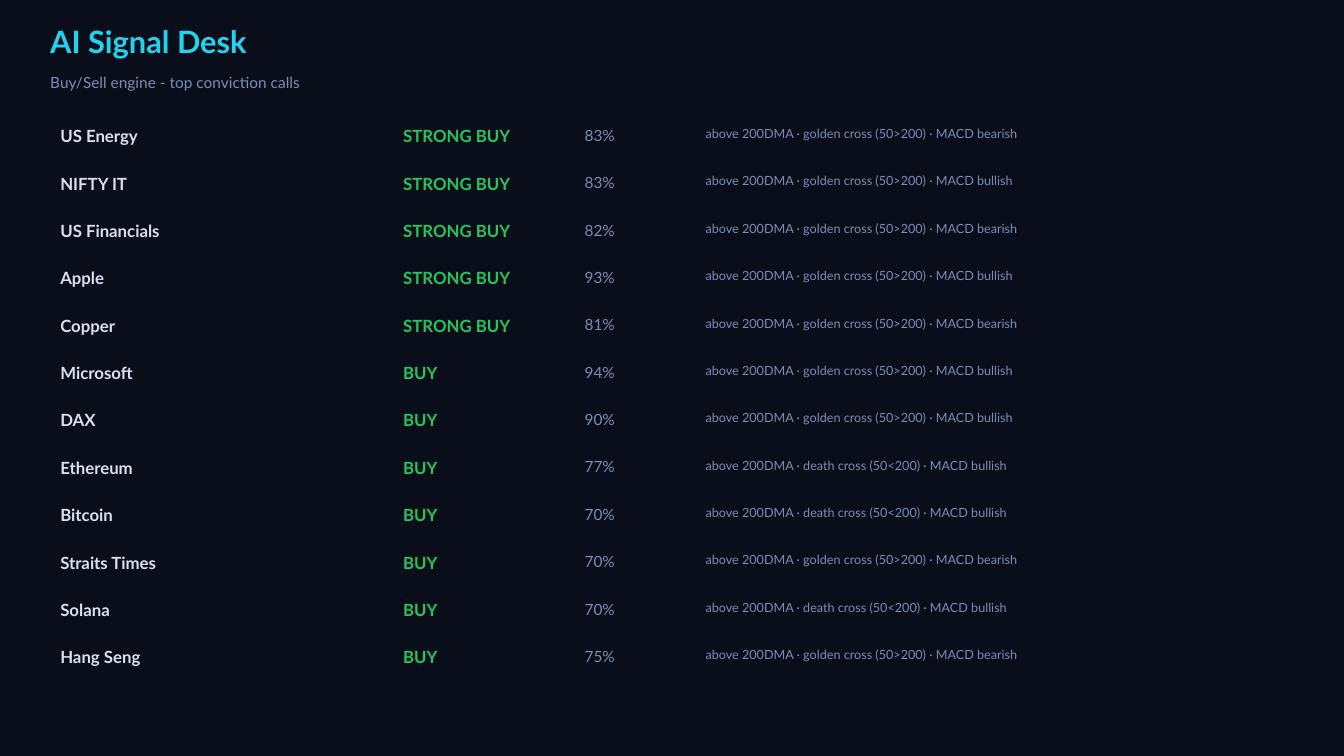
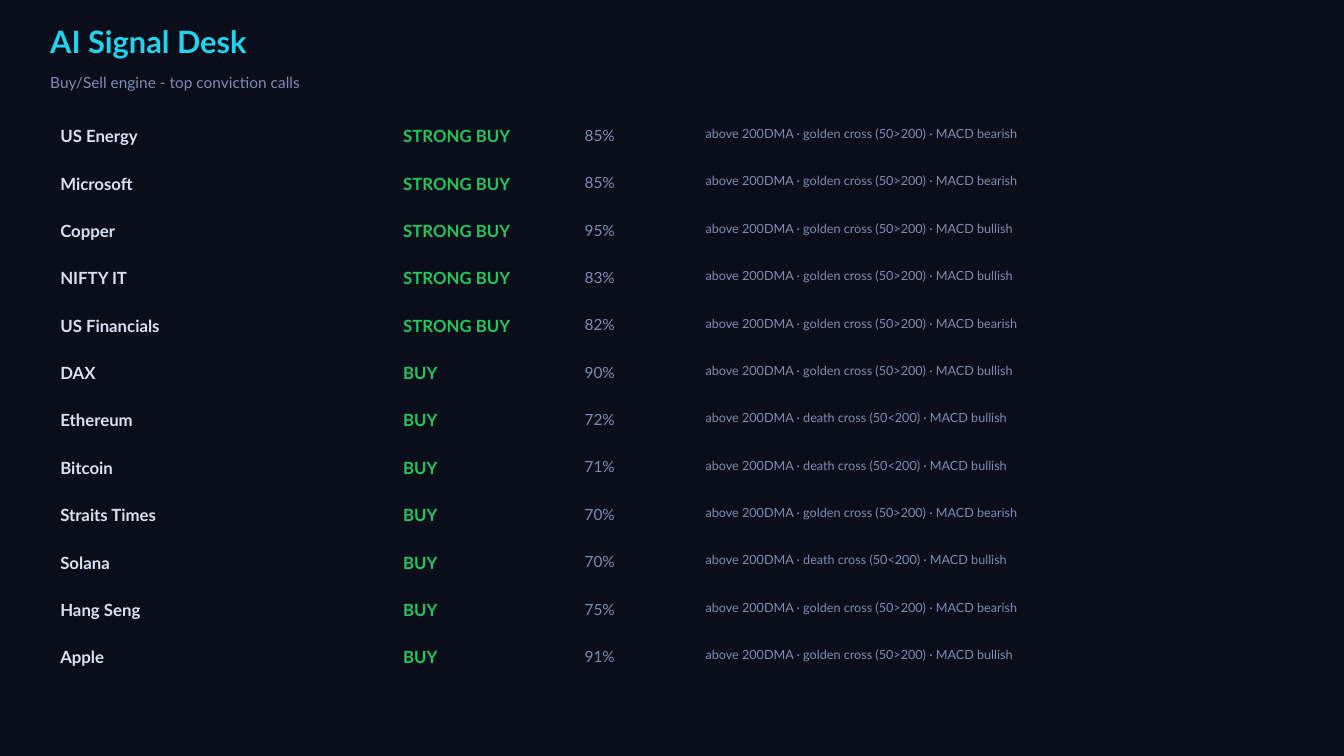
Before and after one commit to Pravkum23/pmr-terminal, a slide deck: slide 4 of docs/pmr_daily.pptx. Drawn at 1344x756 pixels with LibreOffice and Linux fonts; fonts in the diff are those of the drawing. Boxes give left, top, right and bottom in pixels: in the first picture for what was removed or moved away, otherwise in the second. Text is boxed around its words. In the diff, an @@ line names an element or a change of style, - is before the commit and + after.

```diff
--- a/docs/pmr_daily.pptx
+++ b/docs/pmr_daily.pptx
@@ text at <box>585,130,615,141</box>: text changed @@
-83%
+85%
@@ text "Microsoft": place and size @@
-text "Microsoft" at <box>60,366,132,379</box>
+text "Microsoft" at <box>60,177,132,190</box>
@@ text at <box>706,175,1017,187</box>: text changed @@
-above 200DMA · golden cross (50>200) · MACD bullish
+above 200DMA · golden cross (50>200) · MACD bearish
@@ text "Copper": place and size @@
-text "Copper" at <box>60,319,115,335</box>
+text "Copper" at <box>60,224,115,240</box>
@@ text added at <box>585,225,615,236</box>, 11 pt, text #7C8DB5 @@
+95%
@@ text at <box>706,223,1013,235</box>: text changed @@
-above 200DMA · golden cross (50>200) · MACD bearish
+above 200DMA · golden cross (50>200) · MACD bullish
@@ 4 texts: place and size @@
-4 texts at <box>60,177,615,237</box>
+4 texts at <box>60,272,615,332</box>
@@ text removed at <box>585,272,615,283</box> @@
-93%
@@ text removed at <box>585,319,615,330</box> @@
-81%
@@ 6 texts: place and size @@
-6 texts at <box>60,414,615,666</box>
+6 texts at <box>60,367,615,619</box>
@@ text removed at <box>585,367,615,378</box> @@
-94%
@@ text "Ethereum": place and size @@
-text "Ethereum" at <box>60,461,132,474</box>
+text "Ethereum" at <box>60,413,132,426</box>
@@ text added at <box>585,414,615,425</box>, 11 pt, text #7C8DB5 @@
+72%
@@ text at <box>706,412,1007,424</box>: text changed @@
-above 200DMA · golden cross (50>200) · MACD bullish
+above 200DMA · death cross (50<200) · MACD bullish
@@ text at <box>585,461,615,472</box>: text changed @@
-77%
+71%
@@ text at <box>706,507,1017,519</box>: text changed @@
-above 200DMA · death cross (50<200) · MACD bullish
+above 200DMA · golden cross (50>200) · MACD bearish
@@ text "Solana": place and size @@
-text "Solana" at <box>60,603,109,616</box>
+text "Solana" at <box>60,556,109,569</box>
@@ text at <box>706,554,1007,566</box>: text changed @@
-above 200DMA · golden cross (50>200) · MACD bearish
+above 200DMA · death cross (50<200) · MACD bullish
@@ text removed at <box>585,604,615,615</box> @@
-70%
@@ text at <box>706,602,1017,614</box>: text changed @@
-above 200DMA · death cross (50<200) · MACD bullish
+above 200DMA · golden cross (50>200) · MACD bearish
@@ text "Apple": place and size @@
-text "Apple" at <box>60,271,104,287</box>
+text "Apple" at <box>60,650,104,666</box>
@@ text added at <box>585,651,615,662</box>, 11 pt, text #7C8DB5 @@
+91%
@@ text at <box>706,649,1013,661</box>: text changed @@
-above 200DMA · golden cross (50>200) · MACD bearish
+above 200DMA · golden cross (50>200) · MACD bullish
```
Also in this commit, not shown: 3 other slides changed, 2 other files.
